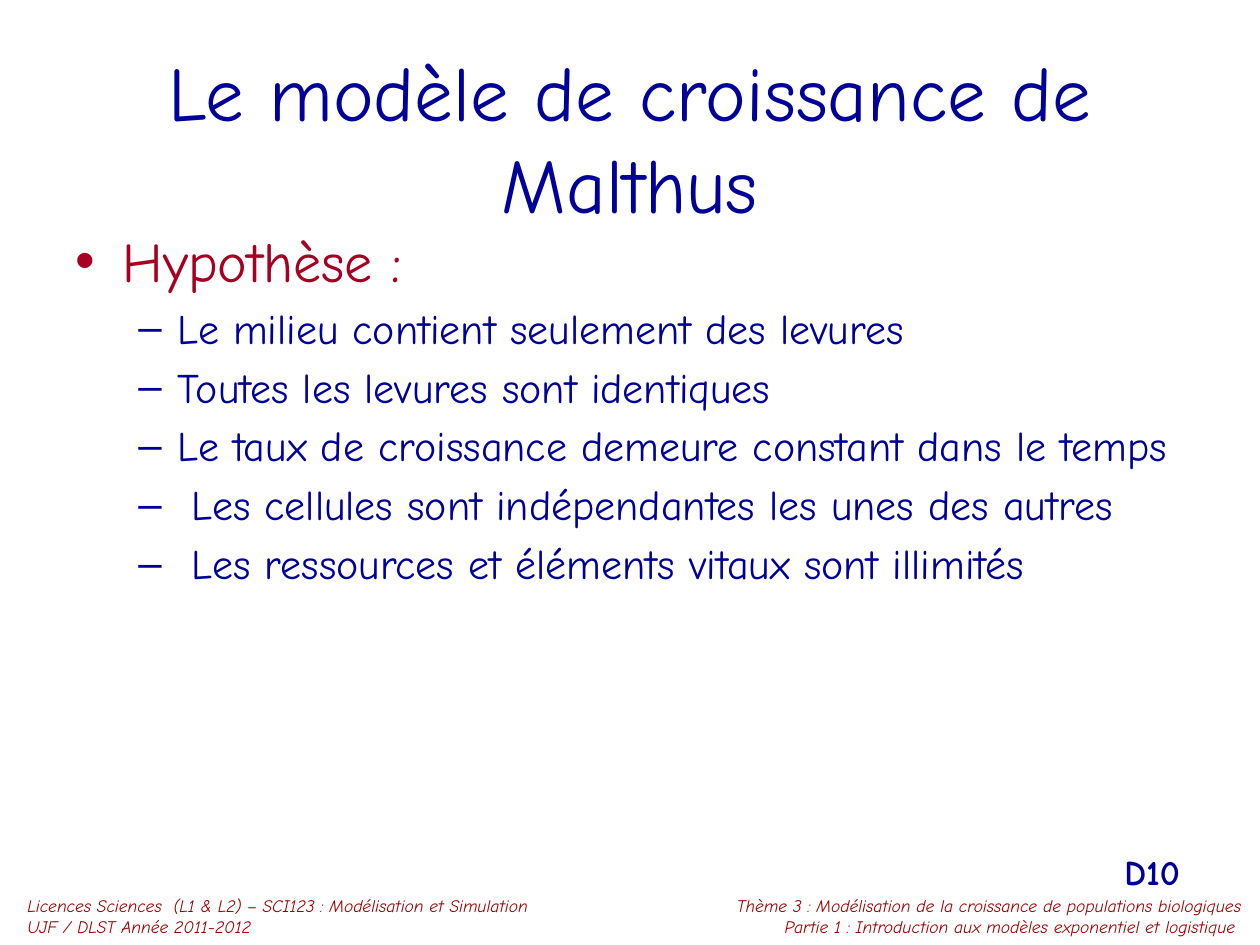
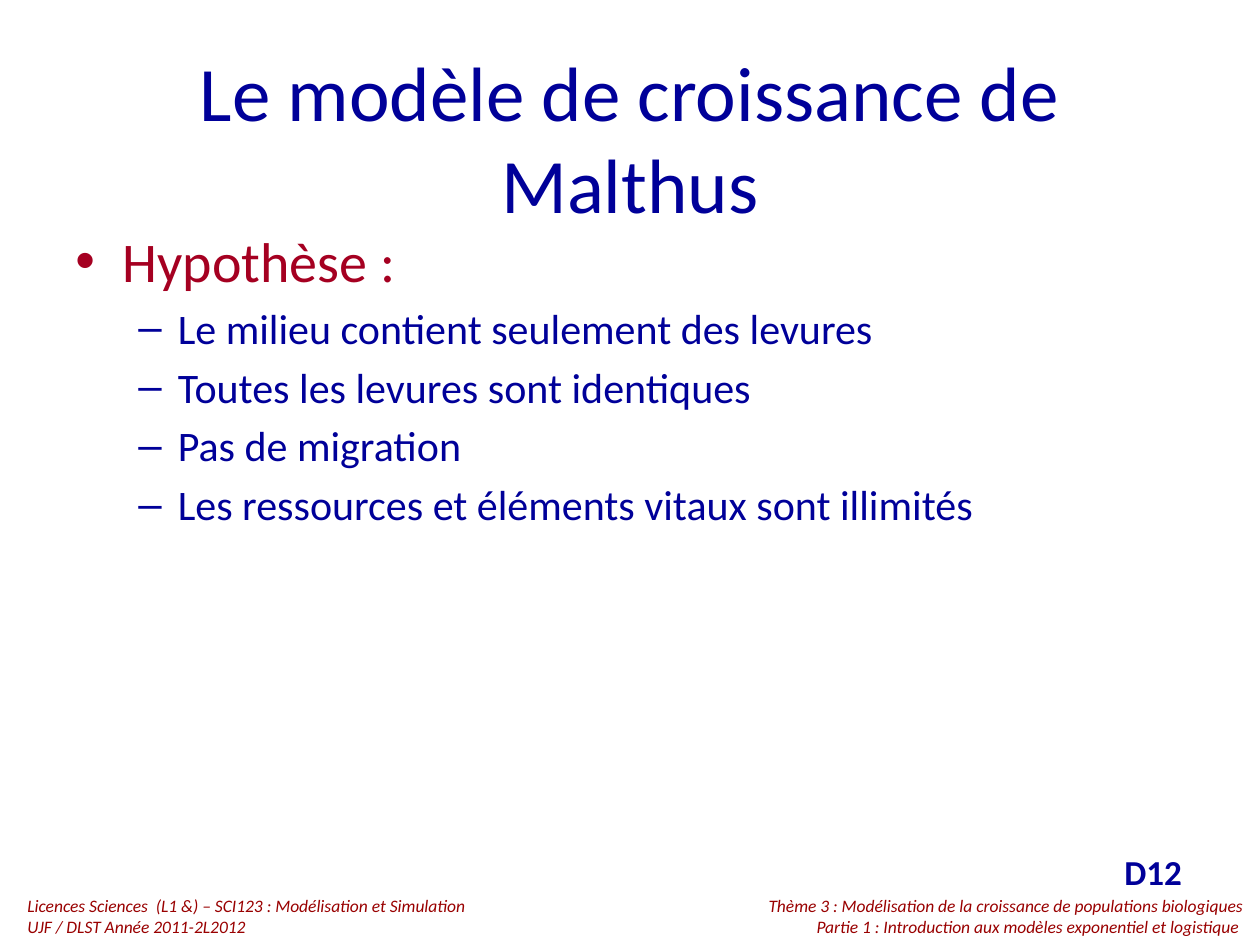
Before and after one commit to cayek/PopulationDynamics, a slide deck: slide 12 of TD/TD1_DynaPops.pptx (slide 10 before the commit). Drawn at 1260x945 pixels with LibreOffice and Linux fonts; fonts in the diff are those of the drawing. Boxes give left, top, right and bottom in pixels: in the first picture for what was removed or moved away, otherwise in the second. Text is boxed around its words. In the diff, an @@ line names an element or a change of style, - is before the commit and + after.

Commit message:
TD1

```diff
--- a/TD/TD1_DynaPops.pptx
+++ b/TD/TD1_DynaPops.pptx
@@ title "Le modèle de croissance de ..." at [200,67,1059,214]: font Comic Neue to Calibri @@
@@ text at [123,243,973,521]: font Comic Neue to Calibri in "Hypothèse :", "Le milieu contient seulement des levures", "Toutes les levures sont identiques", "Les ressources et éléments vitaux sont illimités" @@
@@ text at [178,431,461,469]: text changed; font Comic Neue to Calibri @@
-  – Le taux de croissance demeure constant dans le temps
-  – Les cellules sont indépendantes les unes des autres
+  – Pas de migration
@@ page number removed at [1124,861,1180,886] @@
-D10
@@ page number added at [1124,862,1182,885], 20 pt, text #000099, bold @@
+D12
@@ text at [27,899,465,933]: text changed; font Comic Neue to Calibri @@
-Licences Sciences (L1 & L2) – SCI123 : Modélisation et Simulation
-UJF / DLST Année 2011-2012
+Licences Sciences (L1 &) – SCI123 : Modélisation et Simulation
+UJF / DLST Année 2011-2L2012
@@ text "Thème 3 : Modélisation de ..." at [769,900,1243,936]: font Comic Neue to Calibri @@
@@ text "Thème 3 : Modélisation de ...": place and size @@
-text "Thème 3 : Modélisation de ..." at [737,899,1241,937]
+text "Thème 3 : Modélisation de ..." at [769,900,1243,936]
```
Also in this commit, not shown: 24 other slides changed, 1 slide added, 31 slides removed.
